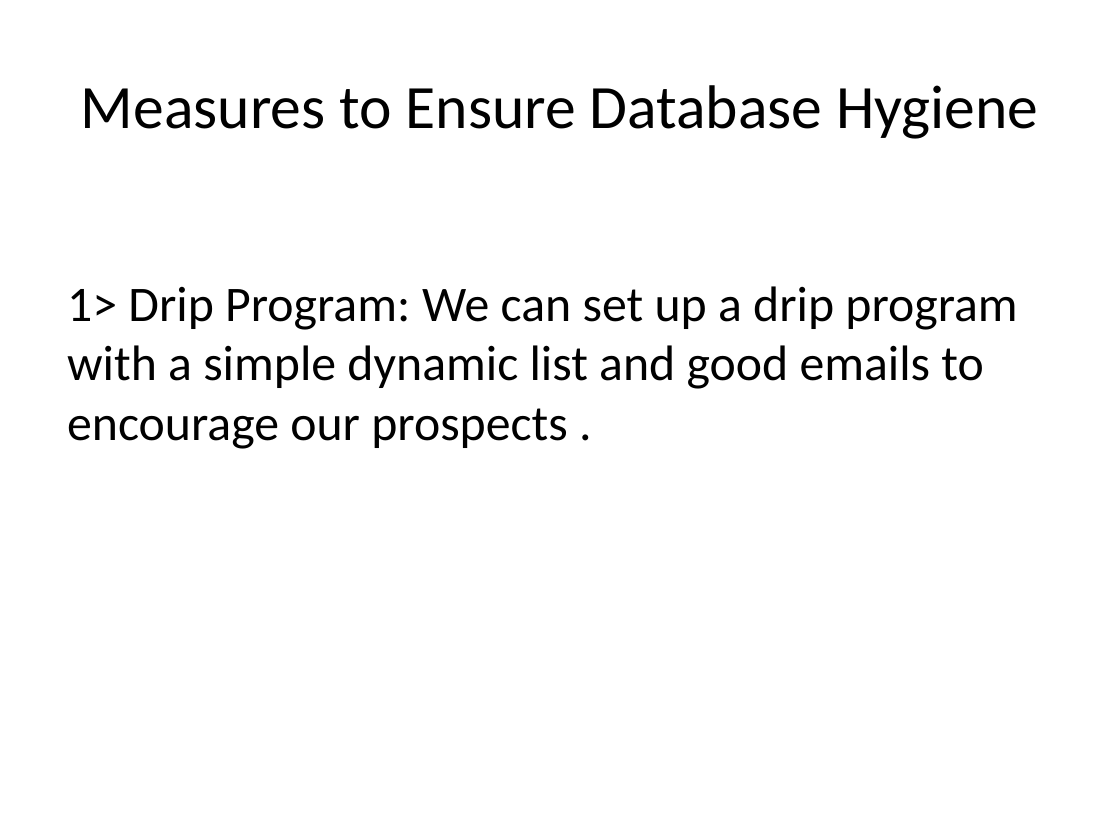
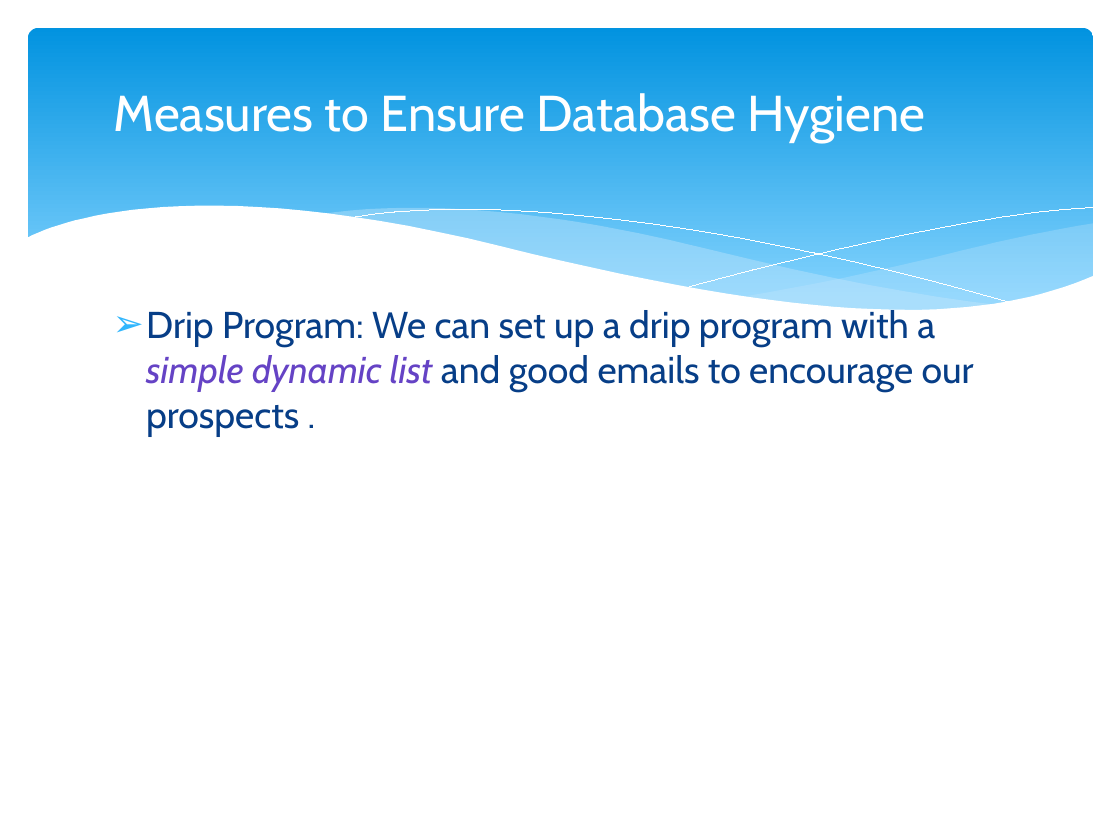
Before and after one commit to mausamiibs/mausamiibs.github.io, a slide deck: slide 16 of Marketing Automation for Network4cars.pptx (slide 13 before the commit). Drawn at 1120x840 pixels with LibreOffice and Linux fonts; fonts in the diff are those of the drawing. Boxes give left, top, right and bottom in pixels: in the first picture for what was removed or moved away, otherwise in the second. Text is boxed around its words. In the diff, an @@ line names an element or a change of style, - is before the commit and + after.

```diff
--- a/Marketing Automation for Network4cars.pptx
+++ b/Marketing Automation for Network4cars.pptx
@@ rounded rectangle added at [28,28,1093,330], fill gradient #0293E0 to #83D3FE @@
@@ title "Measures to Ensure Database Hygiene": place and size @@
-title "Measures to Ensure Database Hygiene" at [81,85,1038,139]
+title "Measures to Ensure Database Hygiene" at [114,93,925,142]
@@ title "Measures to Ensure Database Hygiene" at [114,93,925,142]: size 39.6 to 32.4 pt, font Calibri to Cabin, text colour #000000 to #FFFFFF @@
@@ group added at [26,206,1094,368]: 5 freeform shapes @@
@@ text at [146,307,974,436]: text changed; size 32 to 24 pt; font Calibri to Cabin; text colour #000000 to #073E87 @@
-1> Drip Program: We can set up a drip program with a simple dynamic list and good emails to encourage our prospects .
+➢ Drip Program: We can set up a drip program with a simple dynamic list and good emails to encourage our prospects .
```
Also in this commit, not shown: 17 other slides changed, 3 slides added.
